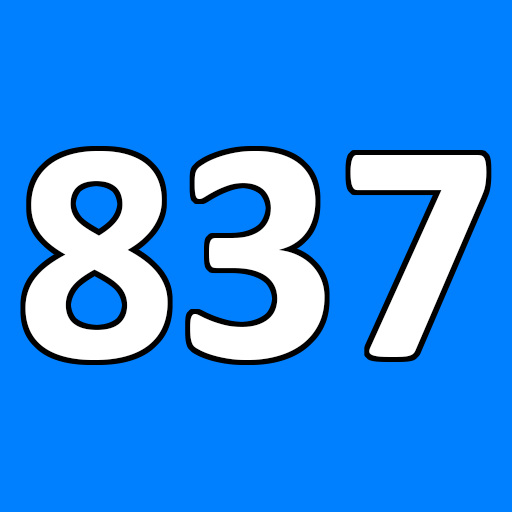
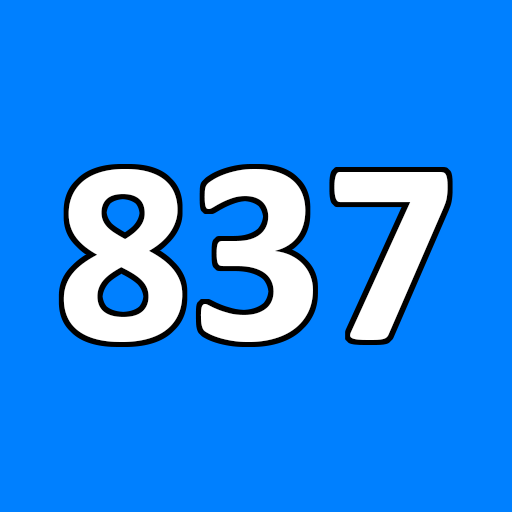
Layered file, before and after one edit (512 x 512). Changes by layer:
painted on "837" over [25, 151, 487, 360]
painted on "Background" over [20, 146, 492, 365]
